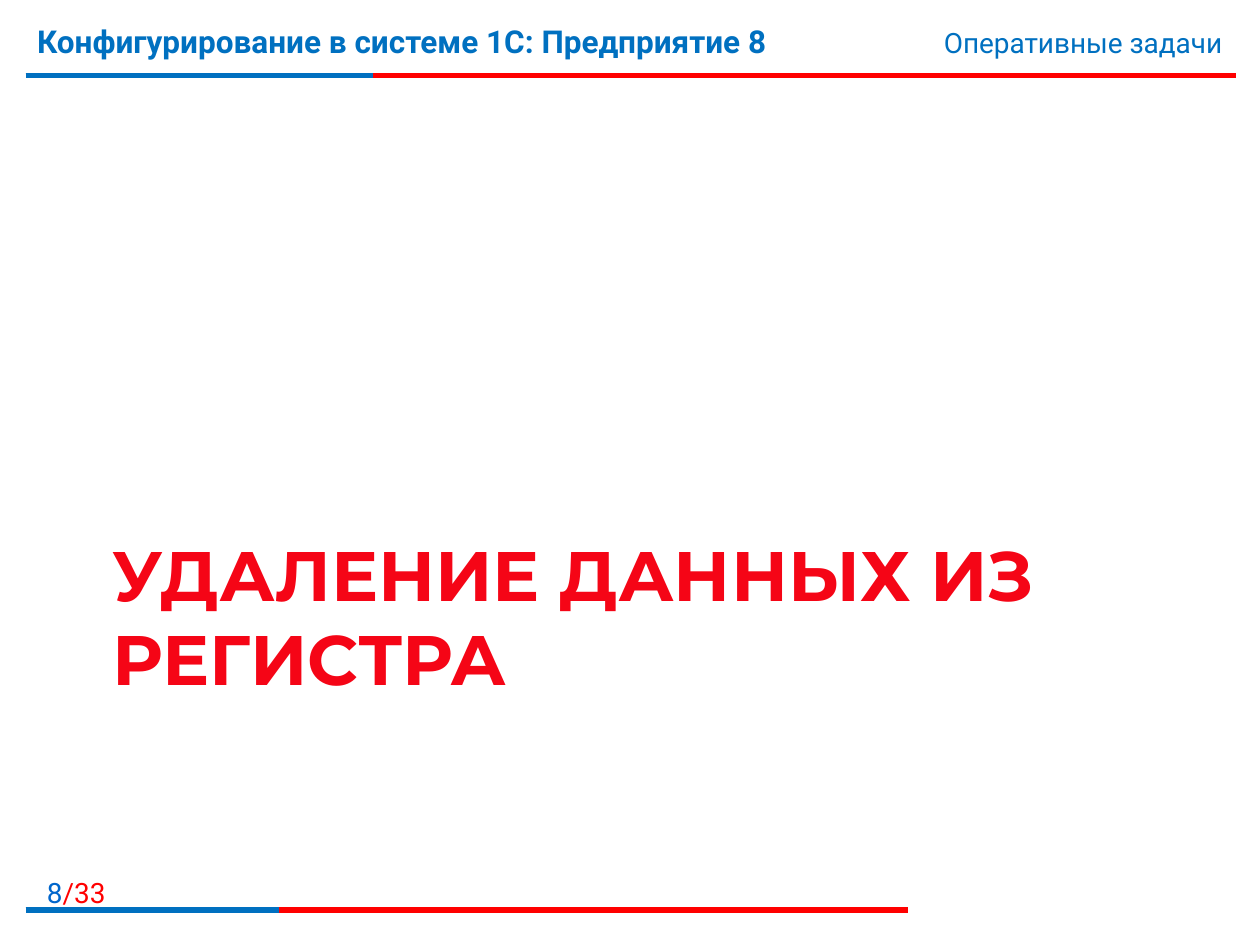
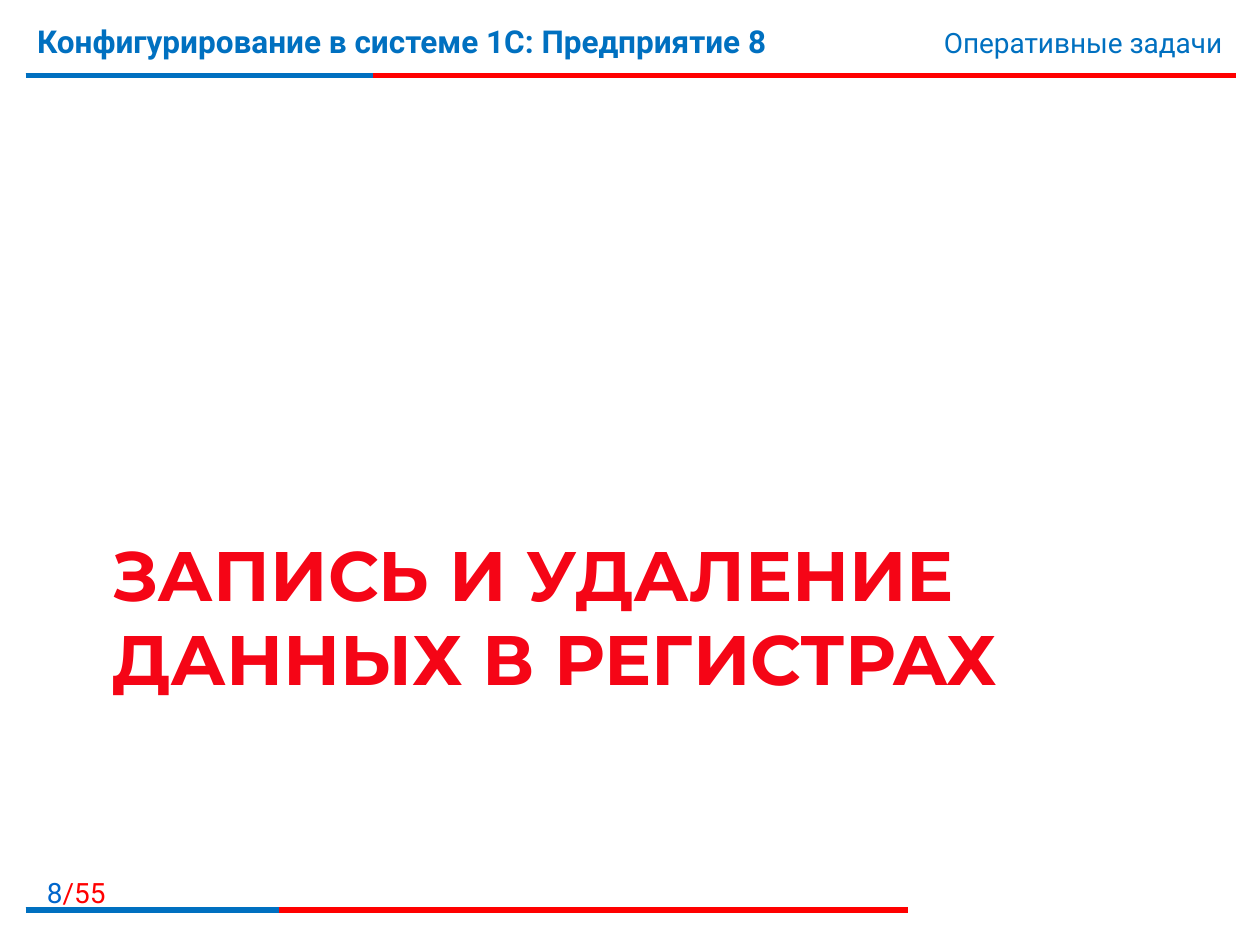
Before and after one commit to bestteacher-1c/documents_compl_kurs, a slide deck: slide 8 of Занятие_09/Иллюстрации_09.pptx. Drawn at 1260x945 pixels with LibreOffice and Linux fonts; fonts in the diff are those of the drawing; background and template pictures are left out. Boxes give left, top, right and bottom in pixels: in the first picture for what was removed or moved away, otherwise in the second. Text is boxed around its words. In the diff, an @@ line names an element or a change of style, - is before the commit and + after.

Commit message:
Занятие 9 Изменили презентацию
Переработан блок "Запись и удаление НЗ из Объекта"

```diff
--- a/Занятие_09/Иллюстрации_09.pptx
+++ b/Занятие_09/Иллюстрации_09.pptx
@@ title at <box>112,551,997,695</box>: text changed @@
-УДАЛЕНИЕ ДАННЫХ ИЗ РЕГИСТРА
+ЗАПИСЬ И УДАЛЕНИЕ ДАННЫХ В РЕГИСТРАХ
@@ page number at <box>47,883,106,910</box>: text changed @@
-8/33
+8/55
```
Also in this commit, not shown: 8 other slides changed, 13 slides added, 1 other file.
